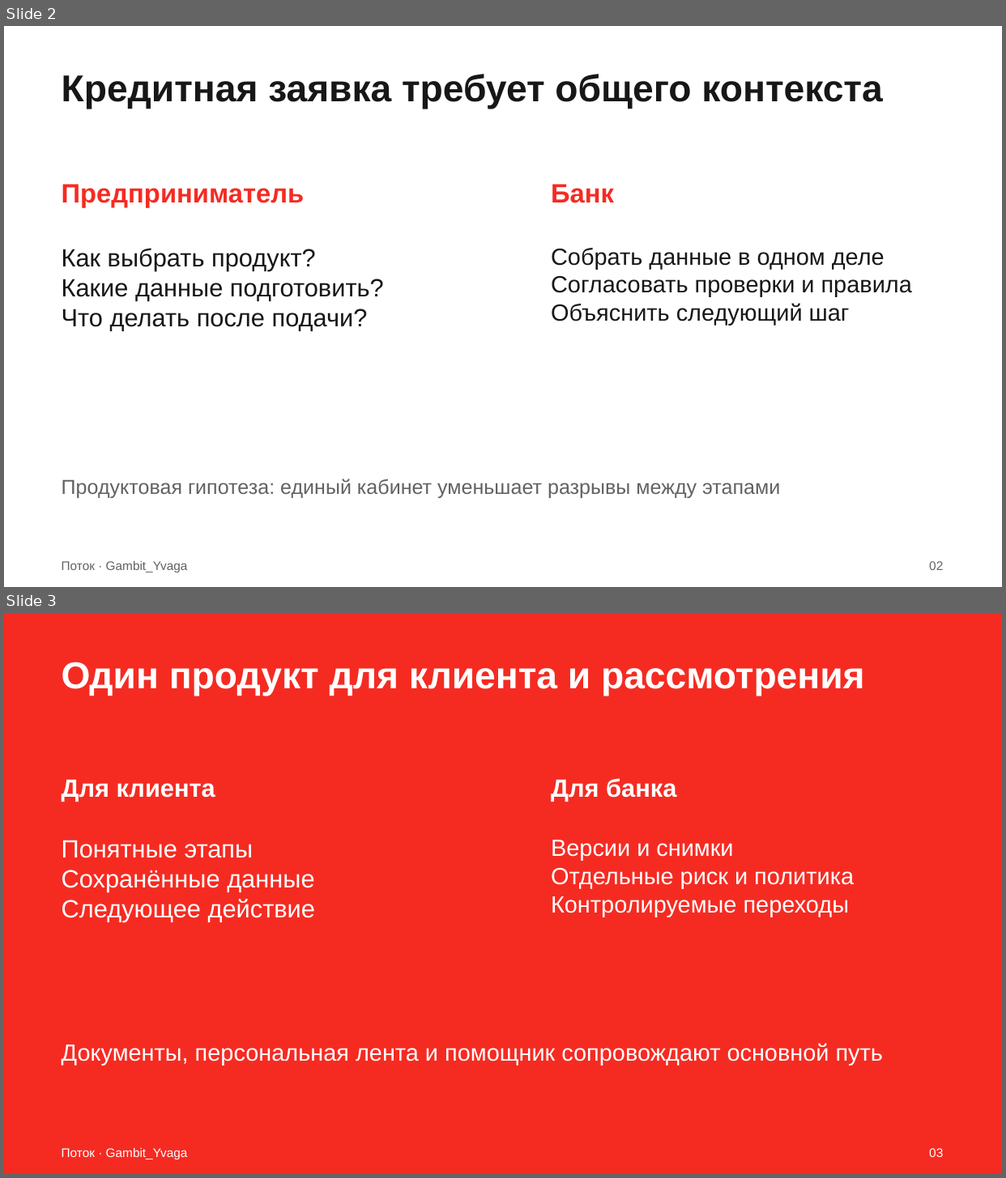
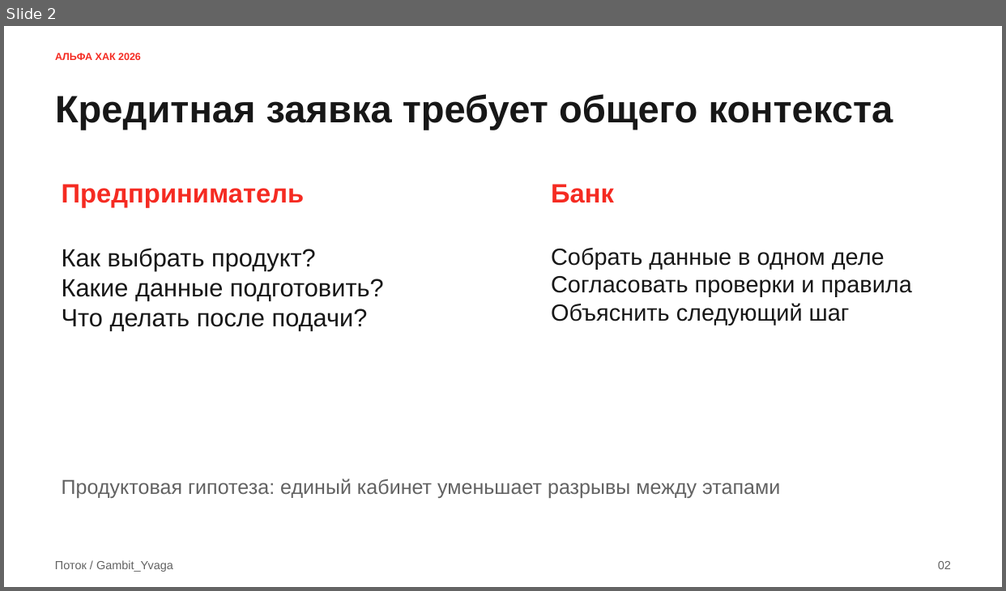
Before and after one commit to Tonitrus1/ALFA-HACK-2026, a slide deck: docs/jury/presentation/potok-gambit-yvaga.pptx. Shown one above the other, each under a label of ours: slides 2 and 3 before the commit, slide 2 after it. The pictures are 1006x1178 and 1006x591 pixels, drawn with LibreOffice and Linux fonts; fonts in the diff are those of the drawing. Boxes give left, top, right and bottom in pixels: in the first picture for what was removed or moved away, otherwise in the second. Text is boxed around its words. In the diff, an @@ line names an element or a change of style, - is before the commit and + after.

```diff
--- a/docs/jury/presentation/potok-gambit-yvaga.pptx
+++ b/docs/jury/presentation/potok-gambit-yvaga.pptx
@@ slide 3 removed at (4,613,1002,1174), background #F52B22 @@
@@ text removed at (62,662,865,696) @@
-Один продукт для клиента и рассмотрения
@@ text removed at (62,779,215,802) @@
-Для клиента
@@ text removed at (551,778,676,802) @@
-Для банка
@@ text removed at (62,840,315,922) @@
-Понятные этапы
-Сохранённые данные
-Следующее действие
@@ text removed at (551,840,854,917) @@
-Версии и снимки
-Отдельные риск и политика
-Контролируемые переходы
@@ text removed at (62,1043,883,1065) @@
-Документы, персональная лента и помощник сопровождают основной путь
@@ text removed at (62,1148,188,1160) @@
-Поток · Gambit_Yvaga
@@ text removed at (929,1148,943,1157) @@
-03
@@ slide 2 changed as well @@
@@ text added at (55,53,141,60), 9.8 pt, text #F52B22, bold @@
+АЛЬФА ХАК 2026
@@ text "Кредитная заявка требует общего контекста": place and size @@
-text "Кредитная заявка требует общего контекста" at (62,74,882,109)
+text "Кредитная заявка требует общего контекста" at (55,94,893,130)
@@ text "Кредитная заявка требует общего контекста" at (55,94,893,130): size 36 to 36.8 pt @@
@@ text "02": place and size @@
-text "02" at (929,561,943,570)
+text "02" at (938,561,951,570)
@@ text "02" at (938,561,951,570): size 12 to 11.2 pt @@
@@ text at (55,561,173,572): text changed; size 12 to 11.2 pt @@
-Поток · Gambit_Yvaga
+Поток / Gambit_Yvaga
```
Also in this commit, not shown: 7 other slides changed, 4 slides added, 3 other slides removed, 25 other files.
